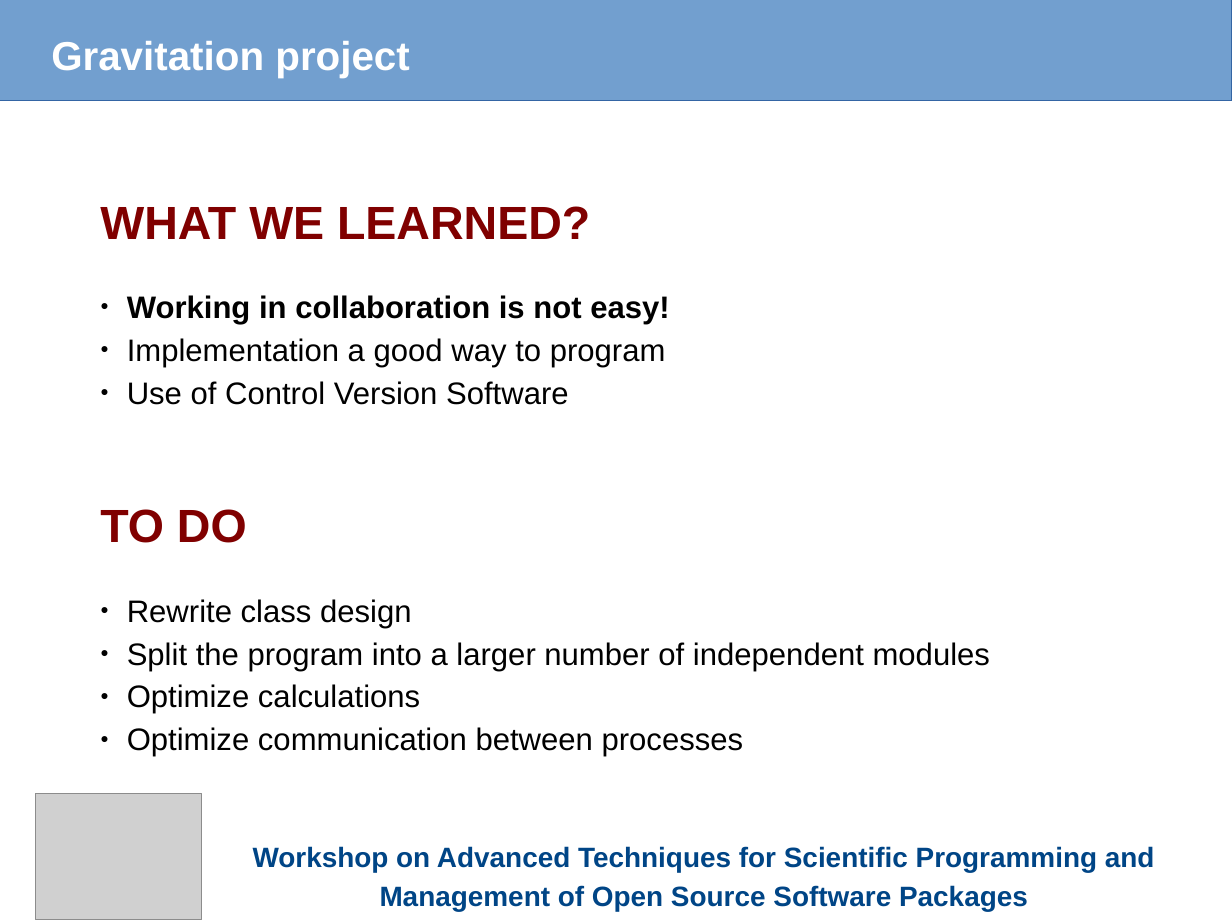
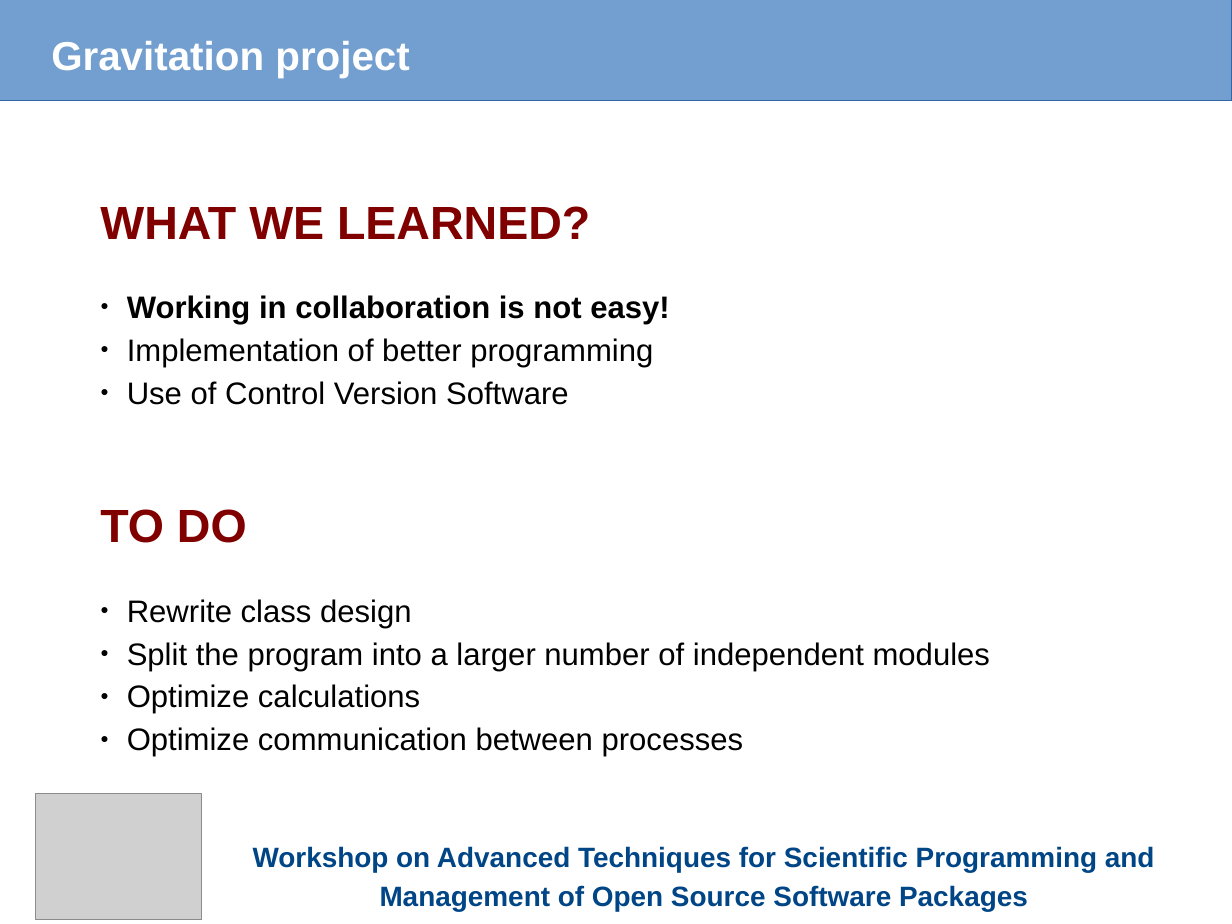
Before and after one commit to fnbellomo/GProject, a slide deck: slide 18 of Slides/Gravitation.odp (slide 19 before the commit). Drawn at 1232x924 pixels with LibreOffice and Linux fonts; fonts in the diff are those of the drawing; grey boxes stand for pictures. Boxes give left, top, right and bottom in pixels: in the first picture for what was removed or moved away, otherwise in the second. Text is boxed around its words. In the diff, an @@ line names an element or a change of style, - is before the commit and + after.

```diff
--- a/Slides/Gravitation.odp
+++ b/Slides/Gravitation.odp
@@ text at bbox=[127, 338, 653, 367]: text changed @@
-● Implementation a good way to program
+● Implementation of better programming
```
Also in this commit, not shown: 3 other slides changed, 1 slide removed, 3 other files.
